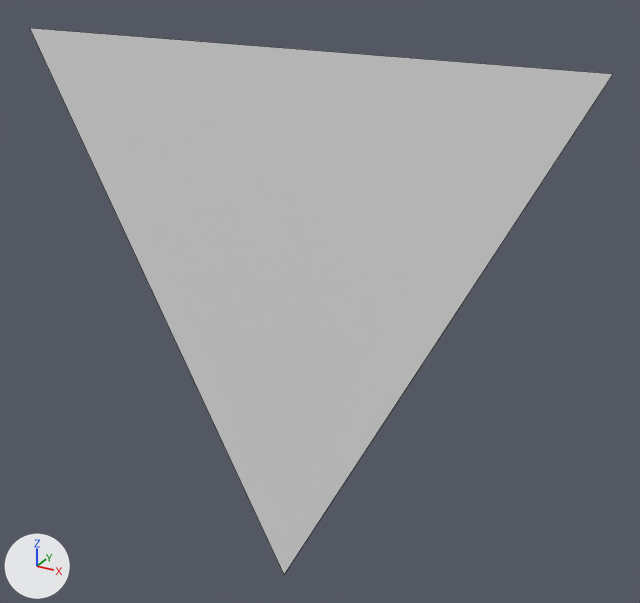
The FBX model Assets/Models/triangle.fbx: old version first, new version second.
Before and after are seen from a 50 mm lens placed at (0.725, -1.172, 0.686), pointed at (0.047, 0.061, 0.07). Lighting does not change. The marker at lower left points along +X, +Y and +Z. Mesh edges are drawn as thin lines. Where no turn or scale is listed for an object, it has been applied to the vertices.

The first picture shows 'Triangle'.
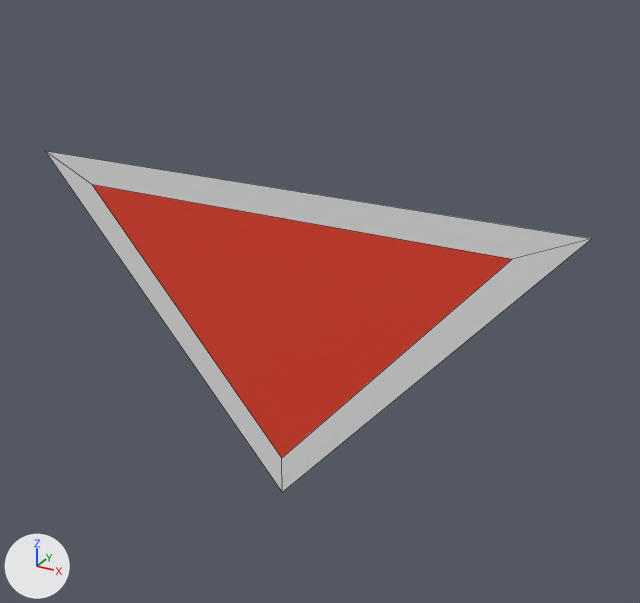
Changed parts and their boxes (x1, y1, x2, y2) in the pictures (640 x 603 px):
'Triangle', reshaped (6% narrower, 37% shorter): before (30, 28, 613, 574); after (45, 151, 591, 492)

What the commit changed:
Material 'Material.001' (mat_material_001) is new.
Its base color is (0.8, 0.8, 0.8) (white #e7e7e7).
Material 'Material' (mat_material) is new.
Its base color is (0.8, 0.0531, 0.0227) (red #e7412a).
me_plane_003 has 3 vertices, 1 face and spans x -0.5..0.5, y 0.0, z -0.5..0.5.
me_plane_003 is used by ob_triangle; location (0.0, 0.0, 0.0).
Verts and faces of me_plane_003; kept vertices keep their numbers, new ones are numbered from 3.
Before the commit, vertices of me_plane_003: 0 (0.0, 0.0, -0.5) at pixel (284, 574), 1 (-0.5, 0.0, 0.5) at pixel (29, 27), 2 (0.5, 0.0, 0.5) at pixel (613, 73).
Part 1, on me_plane_003:
Vertices deleted: 0, 1, 2 (with the faces that use them).
New vertex 3 is at (0.0, 0.0, -0.306), pixel (282, 492).
New vertex 4 is at (-0.5, 0.0, 0.281), pixel (45, 150).
New vertex 5 is at (0.5, 0.0, 0.281), pixel (591, 238).
New vertex 6 is at (-0.394, 0.0, 0.232), pixel (91, 184).
New vertex 7 is at (0.0, 0.0, -0.23), pixel (281, 458).
New vertex 8 is at (0.394, 0.0, 0.232), pixel (512, 259).
New faces: (6, 7, 8) (mat_material (red #e7412a)).
New faces: (3, 7, 6, 4), (4, 6, 8, 5), (3, 5, 8, 7) (mat_material_001 (white #e7e7e7)).
me_plane_003 now uses material mat_material (red #e7412a).
me_plane_003 now uses material mat_material_001 (white #e7e7e7).
